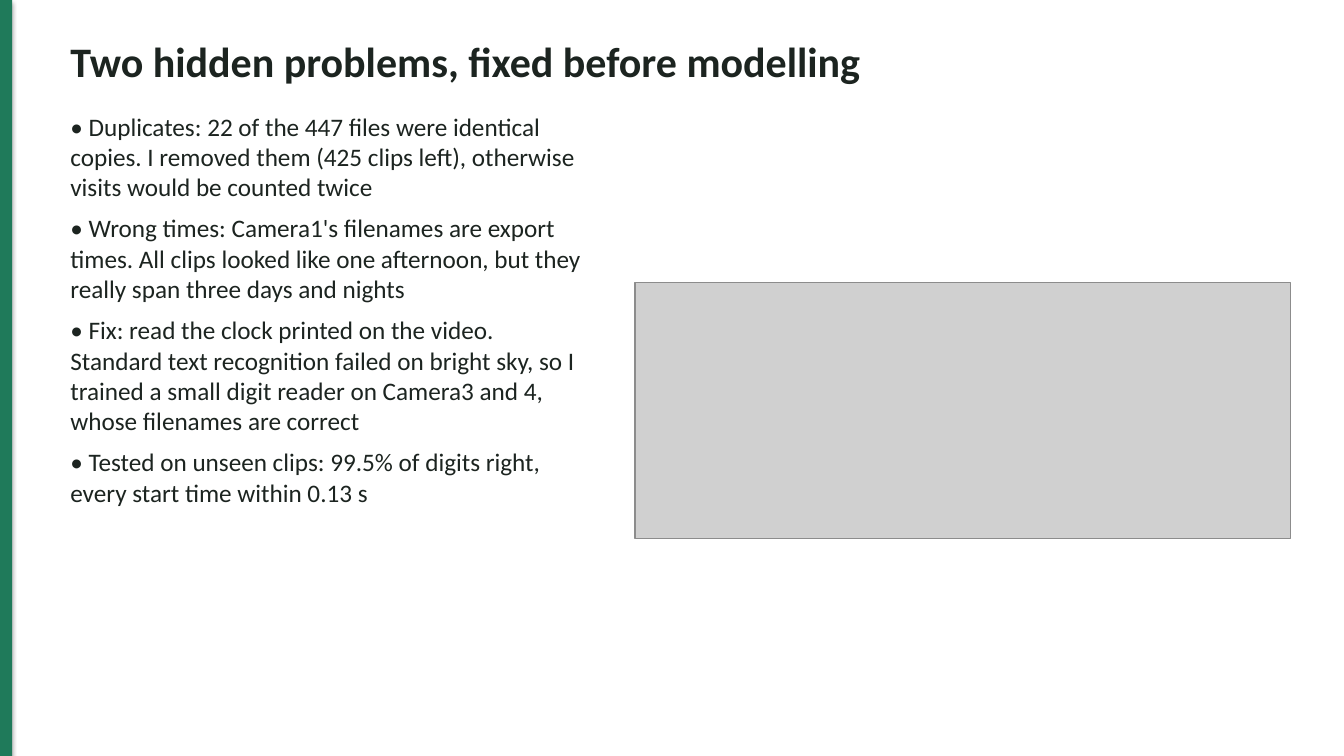
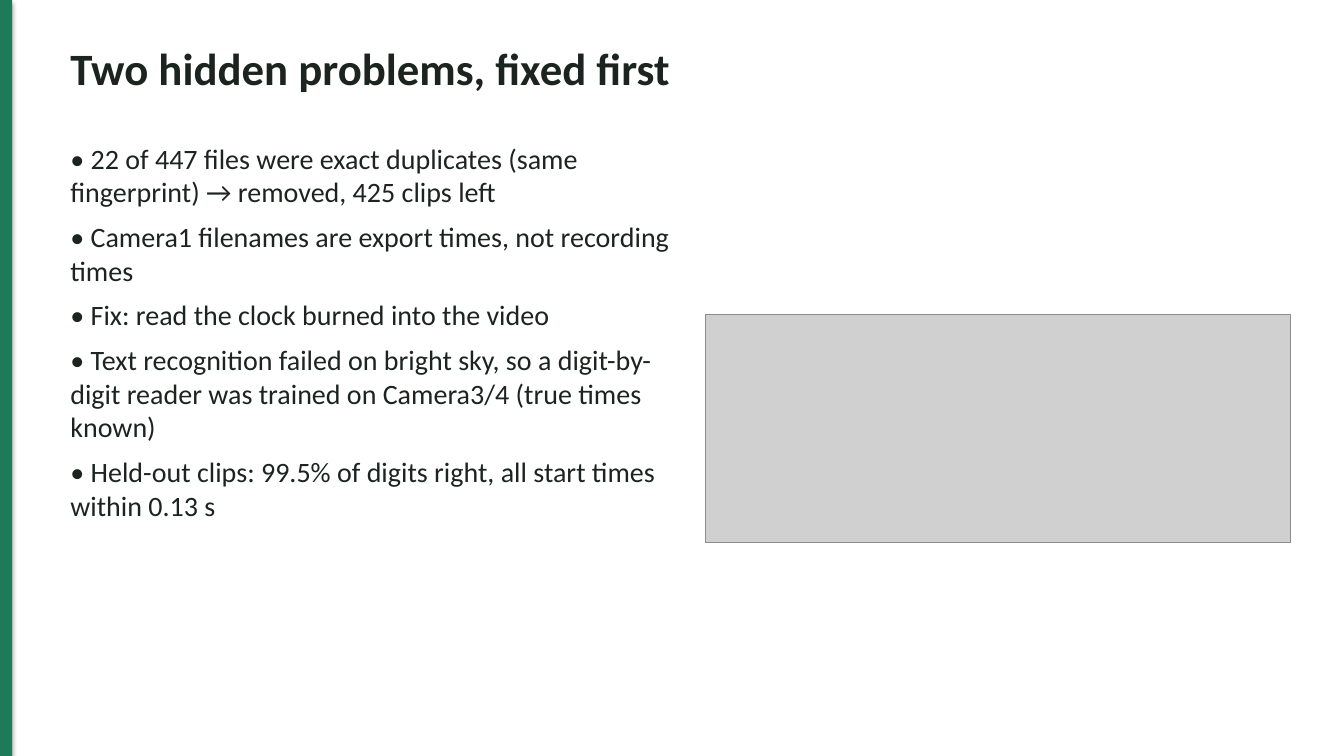
Before and after one commit to Epp-ppE/stray-dog-detection, a slide deck: slide 4 of slides/slides.pptx. Drawn at 1344x756 pixels with LibreOffice and Linux fonts; fonts in the diff are those of the drawing; grey boxes stand for pictures. Boxes give left, top, right and bottom in pixels: in the first picture for what was removed or moved away, otherwise in the second. Text is boxed around its words. In the diff, an @@ line names an element or a change of style, - is before the commit and + after.

Commit message:
Revert "Rebuild presentation from the slide summary: one message per slide, headline numbers, recognition split into design and demo, backup slides"
This reverts commit b0f1ff8ceaad919f2b5e18b7333042bda74a46f3.

```diff
--- a/slides/slides.pptx
+++ b/slides/slides.pptx
@@ text at (70, 53, 669, 92): text changed; size 30 to 32 pt @@
-Two hidden problems, fixed before modelling
+Two hidden problems, fixed first
@@ text at (70, 149, 669, 517): text changed; size 18 to 20 pt @@
-• Duplicates: 22 of the 447 files were identical copies. I removed them (425 clips left), otherwise visits would be counted twice
-• Wrong times: Camera1's filenames are export times. All clips looked like one afternoon, but they really span three days and nights
-• Fix: read the clock printed on the video. Standard text recognition failed on bright sky, so I trained a small digit reader on Camera3 and 4, whose filenames are correct
-• Tested on unseen clips: 99.5% of digits right, every start time within 0.13 s
+• 22 of 447 files were exact duplicates (same fingerprint) → removed, 425 clips left
+• Camera1 filenames are export times, not recording times
+• Fix: read the clock burned into the video
+• Text recognition failed on bright sky, so a digit-by-digit reader was trained on Camera3/4 (true times known)
+• Held-out clips: 99.5% of digits right, all start times within 0.13 s
@@ picture: place and size @@
-picture at (635, 283, 1291, 539)
+picture at (706, 315, 1291, 542)
```
Also in this commit, not shown: 12 other slides changed, 3 slides added, 8 slides removed, 4 other files.
